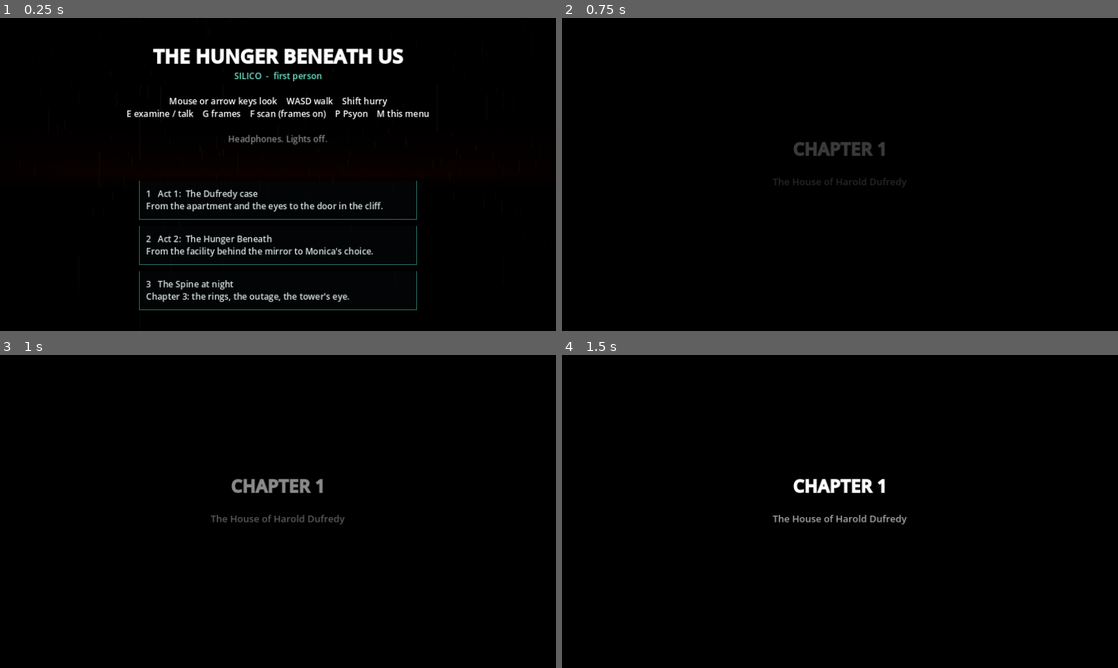
Above: before the commit, frames 1-4 (two rows, left to right).
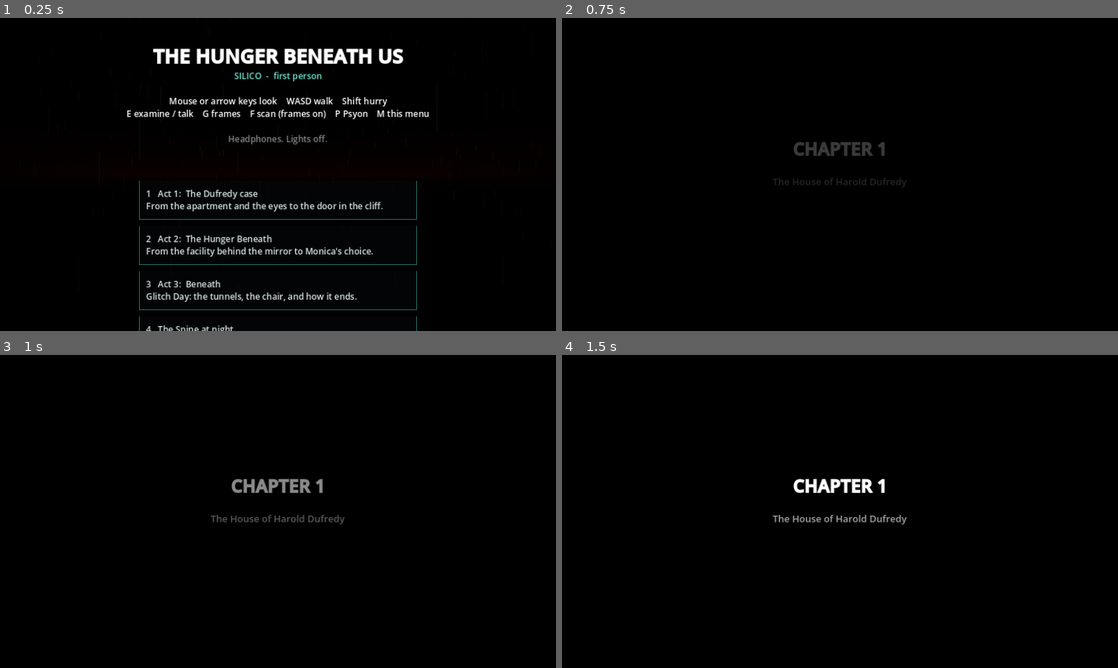
Above: after the commit, the same moments.

Repository: roweboat25/Hunger-beneath-us
Game: Godot game, scene res://Main.tscn
The game is run twice, just before and just after one commit, with the same random seed, the same clock (stepped at 60 frames per second) and the same inputs.
Inputs (mouse positions are in pixels of both pictures, inside the frame that each line leads up to):
- Up to frame 1 (0.25 s): no input
- Up to frame 2 (0.75 s): click "1 Act 1: The Dufredy case Fro…" at 0.5 s
- Up to frame 3 (1 s): no input
- Up to frame 4 (1.5 s): tap Enter at 1.25 s; move the mouse to (867, 511) at 1.27 s; hold W (move_fwd) from 1.28 s (still down); hold G (frames) from 1.28 s (still down); click (867, 511) at 1.42 s

The runs differ from the first frame. In frame 1, 0.9% of the frame differs, in the area x 25-75%, y 83-100%; in frame 2, nothing differs; in frame 3, nothing differs; in frame 4, nothing differs.

Commit message:
silico3d: title menu gets Act 3 on its own (a middle path through Act 2 primed)
Co-Authored-By: Claude Opus 5.5 <noreply@anthropic.com>
Claude-Session: https://claude.ai/code/session_01JwRQ7sYASbK8r5TxTPLDmV

Diff:
--- a/silico3d/scripts/Main.gd
+++ b/silico3d/scripts/Main.gd
@@ -313,7 +313,7 @@
 	Input.mouse_mode = Input.MOUSE_MODE_CAPTURED
 	started = true
 	_reset_story()
-	if i == 1:
+	if i == 1 or i == 2:
 		# Act 2 on its own: what Act 1 leaves behind
 		for f in ["home1_done", "home2_done", "warroom1_done", "act1_done", "southtown_done", "ritual_seen", "mirror_done"]:
 			flags[f] = true
@@ -321,7 +321,18 @@
 		for w in ["dreamer", "convene"]:
 			if not lexicon.has(w):
 				lexicon.append(w)
-	load_level(["Dufredy", "Facility", "Spine"][i])
+	if i == 2:
+		# Act 3 on its own: a middle path through Act 2
+		for f in ["facility_done", "hangar_done", "home3_done", "blackout_done", "observatory_done", "watched_observatory",
+				"freudbot_1", "pip_active", "lushons_done", "forner_called", "spa_done", "broadcast_seen", "drone_ally",
+				"ev_drive", "ev_knife", "ev_flashlight", "monica_choice_done", "home4_done"]:
+			flags[f] = true
+		connection = 60.0
+		pressure = 40.0
+		for w in ["hush", "look away", "sleeper", "we", "mimic", "bow"]:
+			if not lexicon.has(w):
+				lexicon.append(w)
+	load_level(["Dufredy", "Facility", "Tunnels", "Spine"][i])
 
 
 func _reset_story() -> void:
--- a/silico3d/scripts/UI.gd
+++ b/silico3d/scripts/UI.gd
@@ -248,7 +248,8 @@
 	title.add_child(vb)
 	var opts := [["1   Act 1:  The Dufredy case", "From the apartment and the eyes to the door in the cliff."],
 		["2   Act 2:  The Hunger Beneath", "From the facility behind the mirror to Monica's choice."],
-		["3   The Spine at night", "Chapter 3: the rings, the outage, the tower's eye."]]
+		["3   Act 3:  Beneath", "Glitch Day: the tunnels, the chair, and how it ends."],
+		["4   The Spine at night", "Chapter 3: the rings, the outage, the tower's eye."]]
 	for i in opts.size():
 		var bt := Button.new()
 		bt.text = opts[i][0] + "\n" + opts[i][1]
@@ -599,6 +600,8 @@
 				main.pick(1)
 			elif e.keycode == KEY_3 or e.keycode == KEY_KP_3:
 				main.pick(2)
+			elif e.keycode == KEY_4 or e.keycode == KEY_KP_4:
+				main.pick(3)
 			elif (e.keycode == KEY_ESCAPE or e.keycode == KEY_M) and main.started:
 				show_title(false)
 				Input.mouse_mode = Input.MOUSE_MODE_CAPTURED
